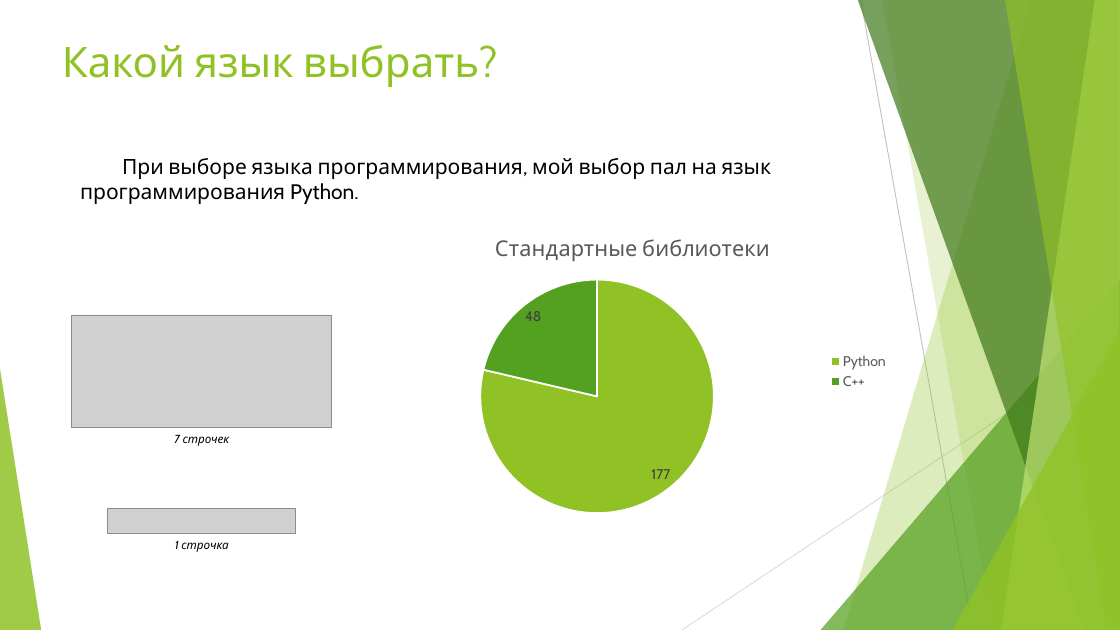
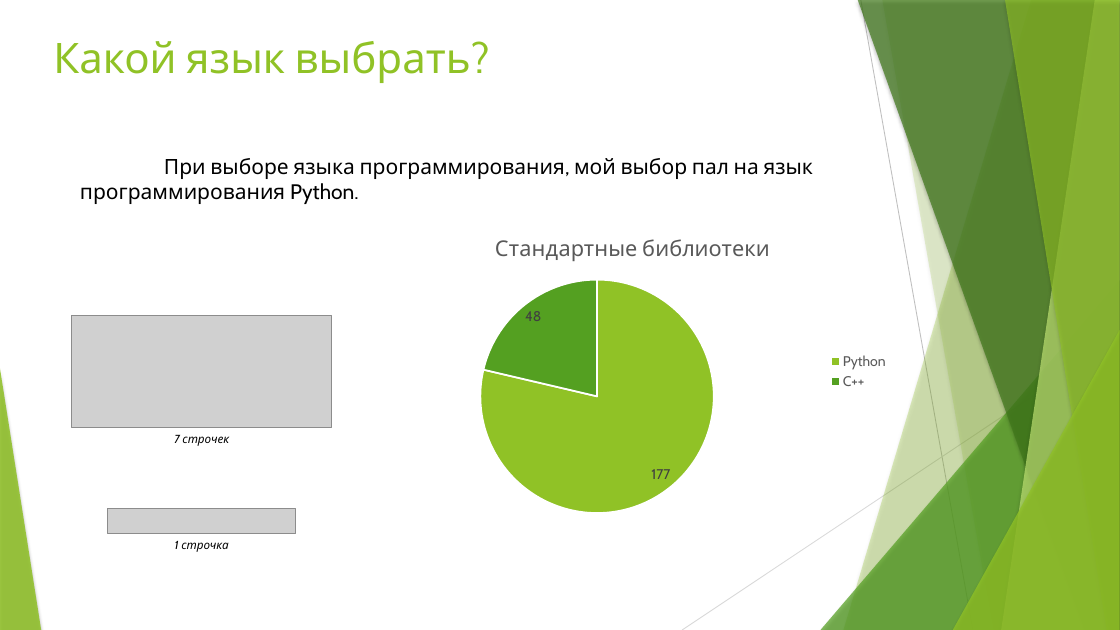
Before and after one commit to GigantPro/my-school-project, a slide deck: slide 3 of Файл.pptx. Drawn at 1120x630 pixels with LibreOffice and Linux fonts; fonts in the diff are those of the drawing; grey boxes stand for pictures. Boxes give left, top, right and bottom in pixels: in the first picture for what was removed or moved away, otherwise in the second. Text is boxed around its words. In the diff, an @@ line names an element or a change of style, - is before the commit and + after.

```diff
--- a/Файл.pptx
+++ b/Файл.pptx
@@ freeform shape at (882, 0, 1120, 630): shadow on; outline redrawn @@
@@ title "Какой язык выбрать?": place and size @@
-title "Какой язык выбрать?" at (62, 45, 479, 87)
+title "Какой язык выбрать?" at (53, 41, 471, 83)
@@ text "При выборе языка программирования, мой ..." rewrapped from (80, 158, 772, 204) to (80, 158, 814, 204) @@
@@ pie chart at (368, 218, 898, 525) @@
@@ data labels of Стандартные библиотеки changed @@
@@ lettering changed @@
@@ shadow on in 6 elements at (844, 0, 1120, 630), (821, 280, 1120, 630), (858, 0, 1120, 630), (1002, 0, 1120, 630), (1005, 0, 1120, 630), (953, 330, 1120, 630) @@
```
Also in this commit, not shown: 12 other slides changed.
